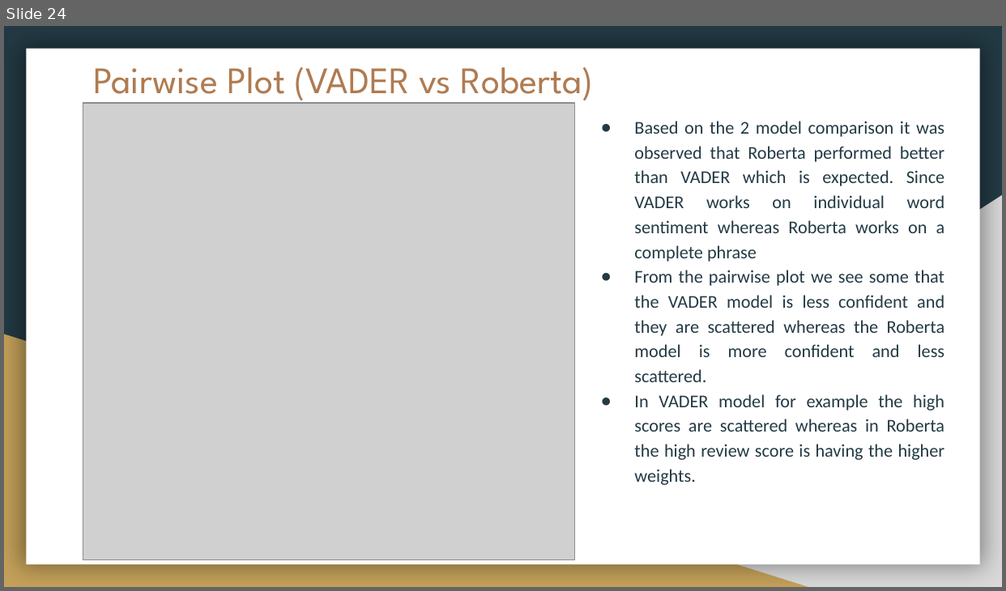
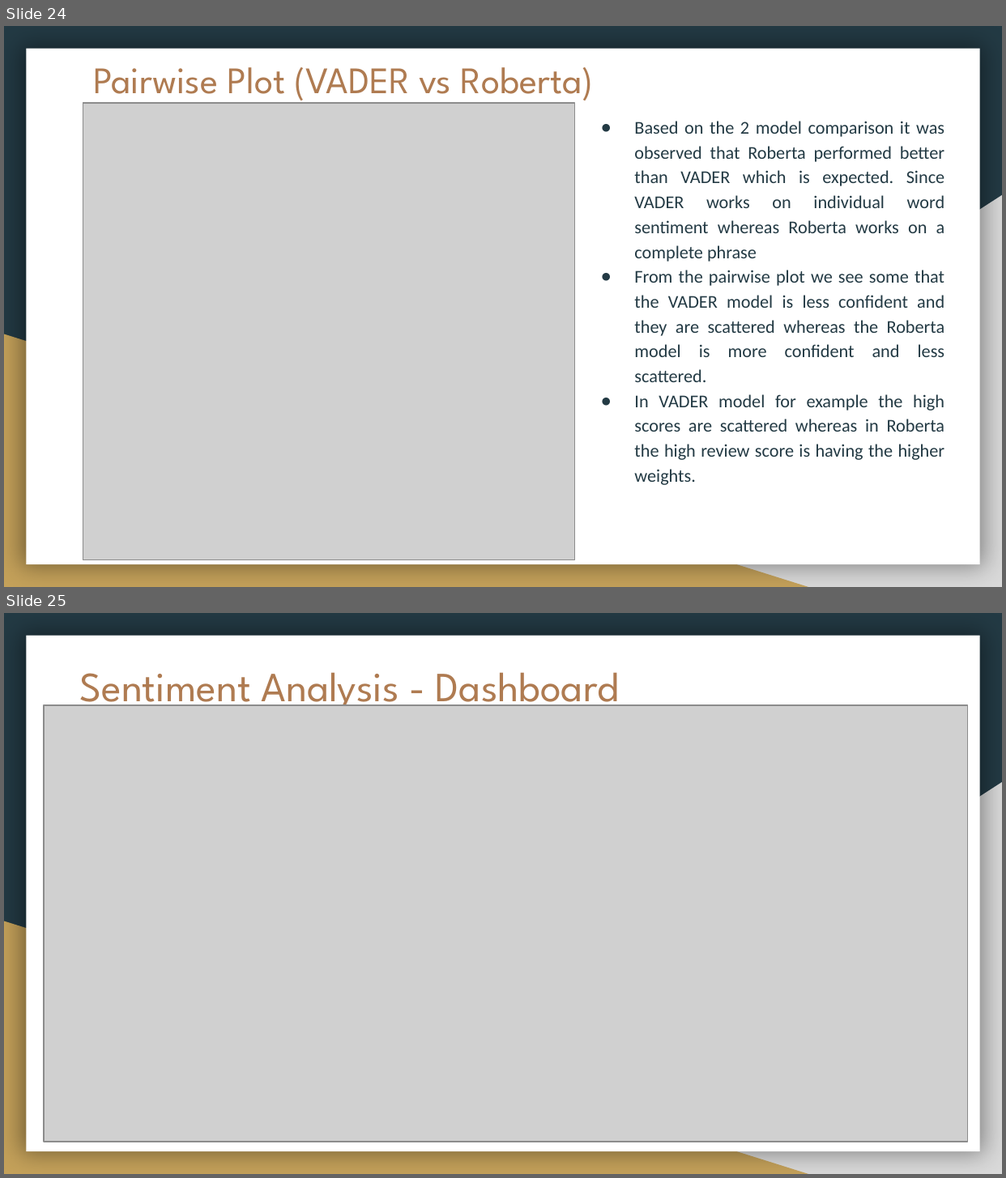
Before and after one commit to EdwinVIII/dataknights_project, a slide deck: DataKnights-VideoGameAnalysisWIP2.pptx. Shown one above the other, each under a label of ours: slide 24 before the commit, slides 24 and 25 after it. The pictures are 1006x591 and 1006x1178 pixels, drawn with LibreOffice and Linux fonts; fonts in the diff are those of the drawing; grey boxes stand for pictures. Boxes give left, top, right and bottom in pixels: in the first picture for what was removed or moved away, otherwise in the second. Text is boxed around its words. In the diff, an @@ line names an element or a change of style, - is before the commit and + after.

Commit message:
Updated Presentation with Dashboard

```diff
--- a/DataKnights-VideoGameAnalysisWIP2.pptx
+++ b/DataKnights-VideoGameAnalysisWIP2.pptx
@@ slide 25 added at bbox=[4, 613, 1002, 1174], background #233A44; not listed: 3 template elements that a slide beside it also shows @@
@@ title added at bbox=[80, 672, 619, 713], 30 pt, text #AF7B51 @@
+Sentiment Analysis - Dashboard
@@ picture added at bbox=[44, 706, 968, 1143] @@
```
Also in this commit, not shown: 1 other slide added.
